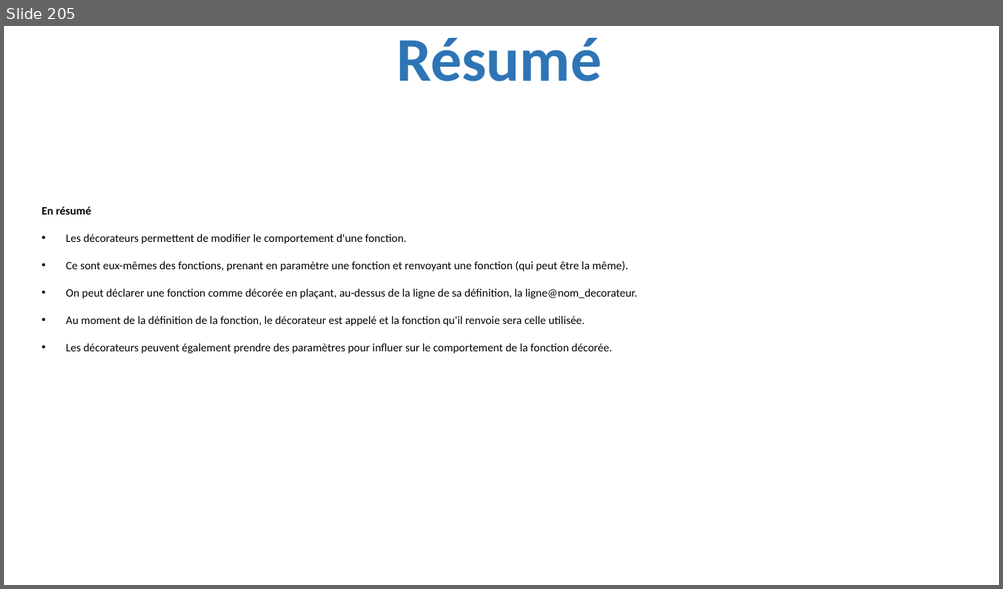
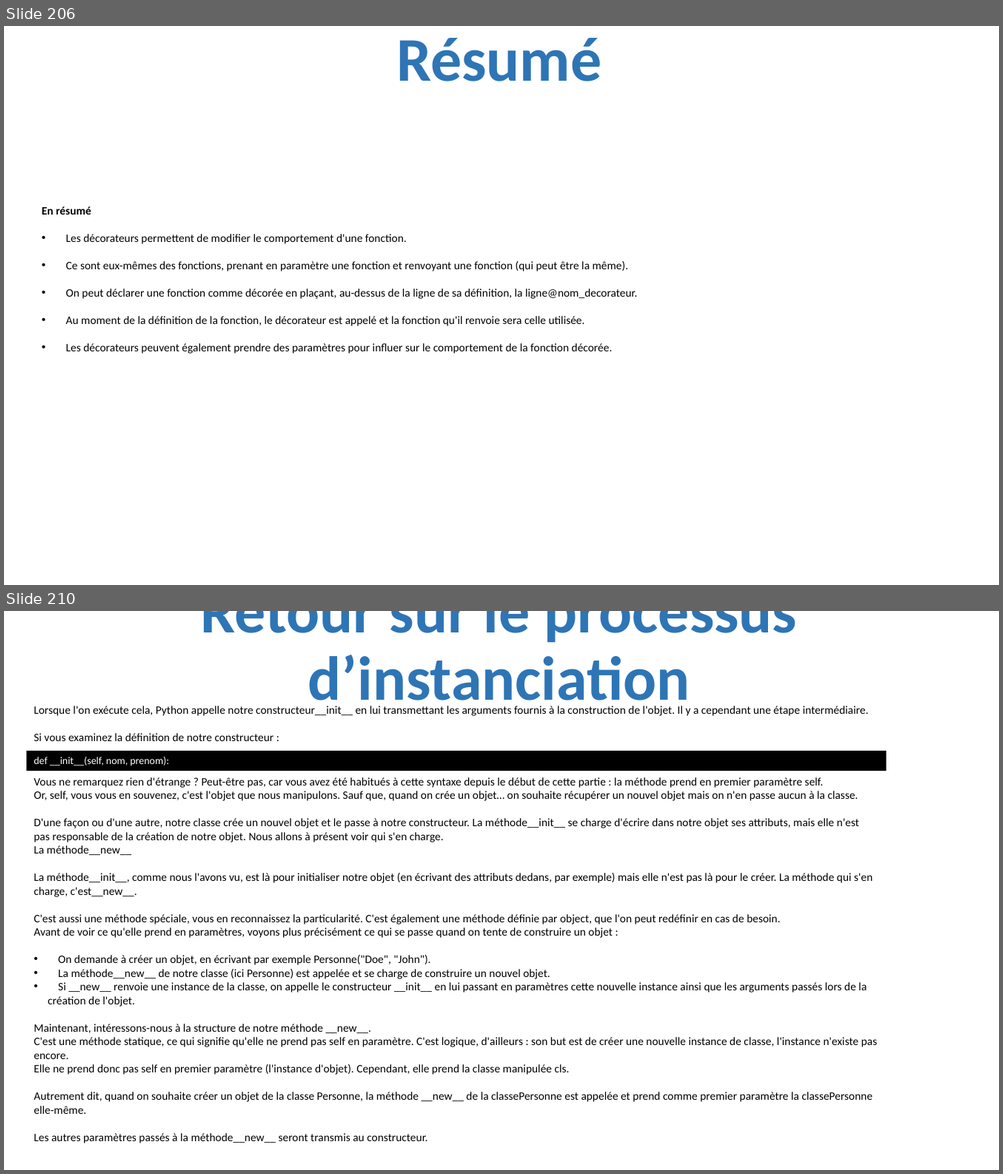
Before and after one commit to julienPalleau/PythonDoc, a slide deck: Python-resume.pptx. Shown one above the other, each under a label of ours: slide 205 before the commit, slides 206 and 210 after it; the slides between them are not shown. The pictures are 1003x589 and 1003x1174 pixels, drawn with LibreOffice and Linux fonts; fonts in the diff are those of the drawing. Boxes give left, top, right and bottom in pixels: in the first picture for what was removed or moved away, otherwise in the second. Text is boxed around its words. In the diff, an @@ line names an element or a change of style, - is before the commit and + after.

```diff
--- a/Python-resume.pptx
+++ b/Python-resume.pptx
@@ slide 210 added at (4,611,999,1170), background #FFFFFF @@
@@ title added at (201,611,797,714), 60 pt, text #2E75B6, bold @@
+Retour sur le processus d’instanciation
@@ text added at (34,706,868,741), 11 pt, text #000000 @@
+Lorsque l'on exécute cela, Python appelle notre constructeur__init__ en lui transmettant les arguments fournis à la construction de l'objet. Il y a cependant une étape intermédiaire.
+Si vous examinez la définition de notre constructeur :
@@ rectangle added at (26,751,886,771), fill #000000, 10 pt, text #FFFFFF @@
+def __init__(self, nom, prenom):
@@ text added at (34,777,877,1144), 11 pt, text #000000 @@
+Vous ne remarquez rien d'étrange ? Peut-être pas, car vous avez été habitués à cette syntaxe depuis le début de cette partie : la méthode prend en premier paramètre self.
+Or, self, vous vous en souvenez, c'est l'objet que nous manipulons. Sauf que, quand on crée un objet… on souhaite récupérer un nouvel objet mais on n'en passe aucun à la classe.
+D'une façon ou d'une autre, notre classe crée un nouvel objet et le passe à notre constructeur. La méthode__init__ se charge d'écrire dans notre objet ses attributs, mais elle n'est pas responsable de la création de notre objet. Nous allons à présent voir qui s'en charge.
+La méthode__new__
+La méthode__init__, comme nous l'avons vu, est là pour initialiser notre objet (en écrivant des attributs dedans, par exemple) mais elle n'est pas là pour le créer. La méthode qui s'en charge, c'est__new__.
+C'est aussi une méthode spéciale, vous en reconnaissez la particularité. C'est également une méthode définie par object, que l'on peut redéfinir en cas de besoin.
+Avant de voir ce qu'elle prend en paramètres, voyons plus précisément ce qui se passe quand on tente de construire un objet :
+• On demande à créer un objet, en écrivant par exemple Personne("Doe", "John").
+• La méthode__new__ de notre classe (ici Personne) est appelée et se charge de construire un nouvel objet.
+• Si __new__ renvoie une instance de la classe, on appelle le constructeur __init__ en lui passant en paramètres cette nouvelle instance ainsi que les arguments passés lors de la création de l'objet.
+Maintenant, intéressons-nous à la structure de notre méthode __new__.
+C'est une méthode statique, ce qui signifie qu'elle ne prend pas self en paramètre. C'est logique, d'ailleurs : son but est de créer une nouvelle instance de classe, l'instance n'existe pas encore.
+Elle ne prend donc pas self en premier paramètre (l'instance d'objet). Cependant, elle prend la classe manipulée cls.
+Autrement dit, quand on souhaite créer un objet de la classe Personne, la méthode __new__ de la classePersonne est appelée et prend comme premier paramètre la classePersonne elle-même.
+Les autres paramètres passés à la méthode__new__ seront transmis au constructeur.
@@ what was slide 205 is now slide 206 @@
```
Also in this commit, not shown: 15 other slides added.
